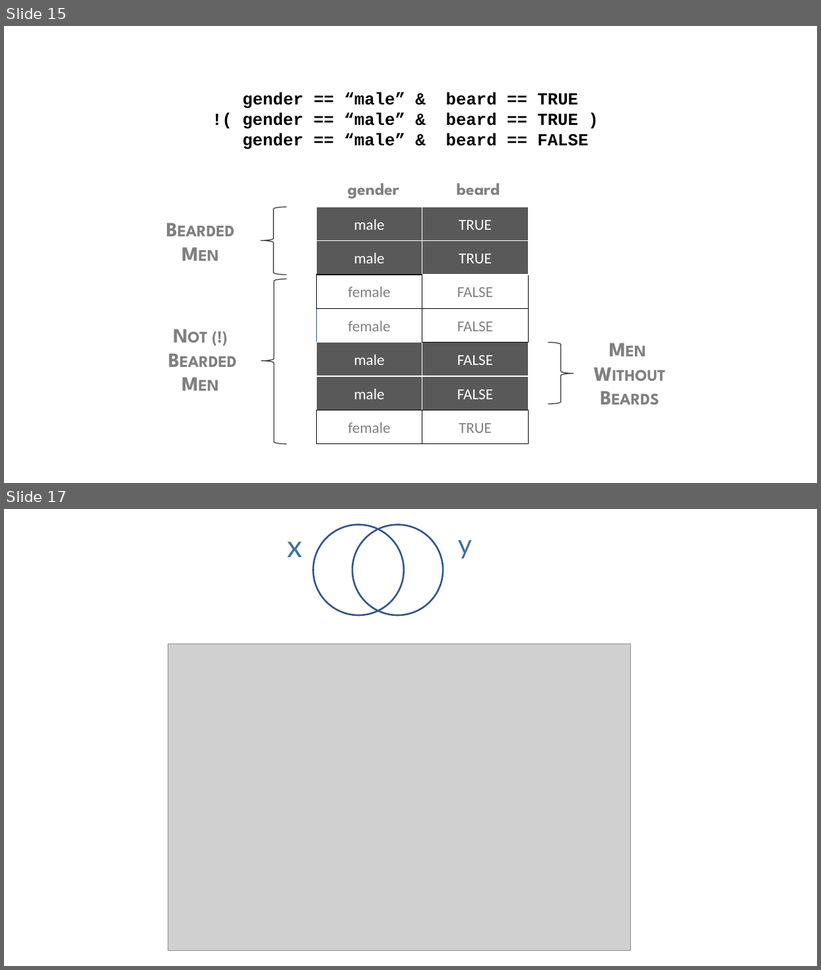
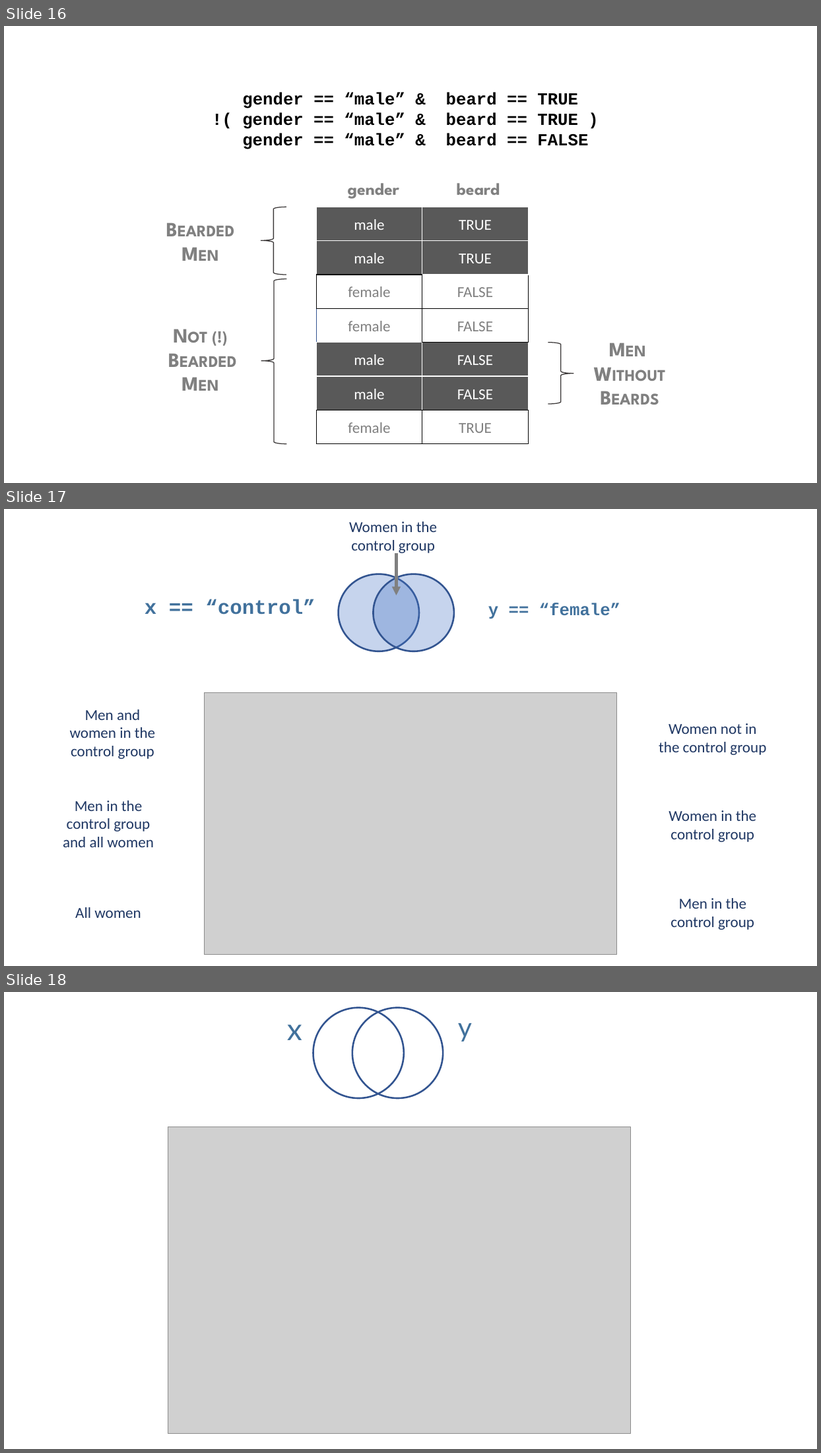
Before and after one commit to DS4PS/Data-Science-Class, a slide deck: TEXTBOOK/figures/figures.pptx. Shown one above the other, each under a label of ours: slides 15 and 17 before the commit, slides 16, 17 and 18 after it; the slides between them are not shown. The pictures are 821x970 and 821x1453 pixels, drawn with LibreOffice and Linux fonts; fonts in the diff are those of the drawing; grey boxes stand for pictures. Boxes give left, top, right and bottom in pixels: in the first picture for what was removed or moved away, otherwise in the second. Text is boxed around its words. In the diff, an @@ line names an element or a change of style, - is before the commit and + after.

```diff
--- a/TEXTBOOK/figures/figures.pptx
+++ b/TEXTBOOK/figures/figures.pptx
@@ slide 17 added at bbox=[4, 509, 817, 966], background #FFFFFF @@
@@ group added at bbox=[63, 522, 766, 955]: 9 texts, 2 ellipses, 1 picture, 1 arrow @@
+x == “control”
+y == “female”
+Women in the control group
+Men and women in the control group
+Men in the control group and all women
+All women
+Women not in the control group
+Women in the control group
+Men in the control group
@@ what was slide 15 is now slide 16 @@
@@ what was slide 17 is now slide 18 @@
```
Also in this commit, not shown: 1 other slide added, 1 slide removed, 10 other files.
